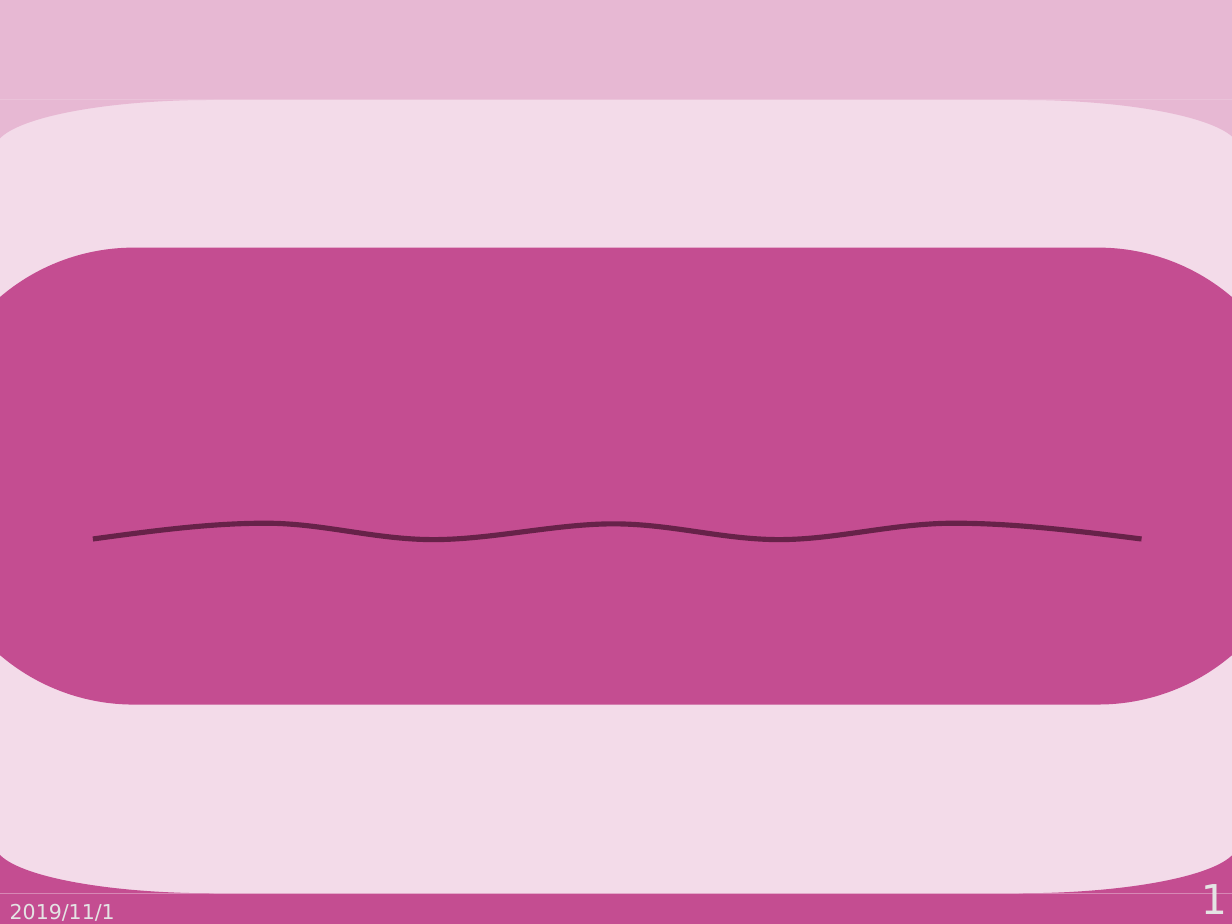
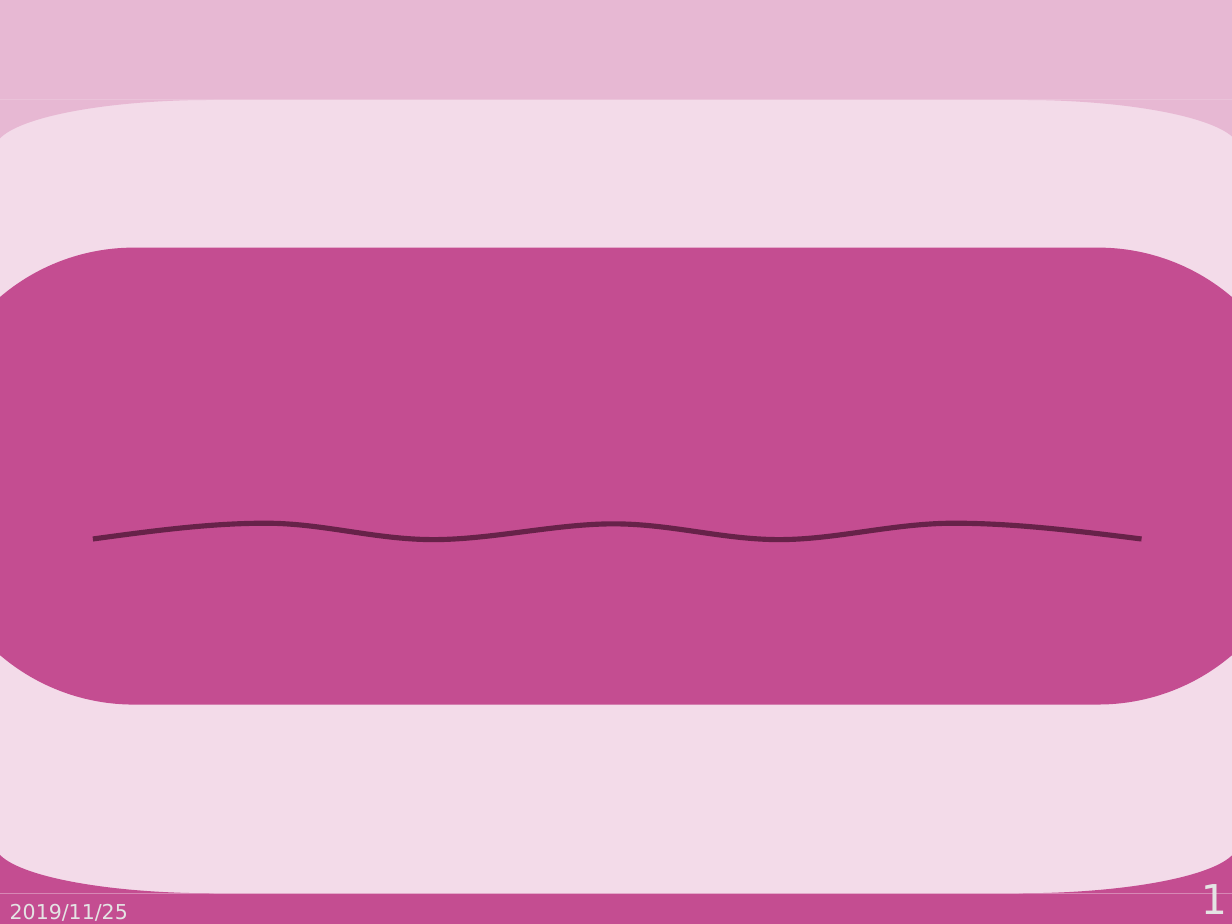
Before and after one commit to PajamaDrive/presentation_template, a slide deck: slide 1 of Matsushita_ver3.potx. Drawn at 1232x924 pixels with LibreOffice and Linux fonts; fonts in the diff are those of the drawing. Boxes give left, top, right and bottom in pixels: in the first picture for what was removed or moved away, otherwise in the second. Text is boxed around its words. In the diff, an @@ line names an element or a change of style, - is before the commit and + after.

```diff
--- a/Matsushita_ver3.potx
+++ b/Matsushita_ver3.potx
@@ text at (x1=10, y1=904, x2=128, y2=921): text changed @@
-2019/11/1
+2019/11/25
```
Also in this commit, not shown: 1 slide added, 2 other files.
